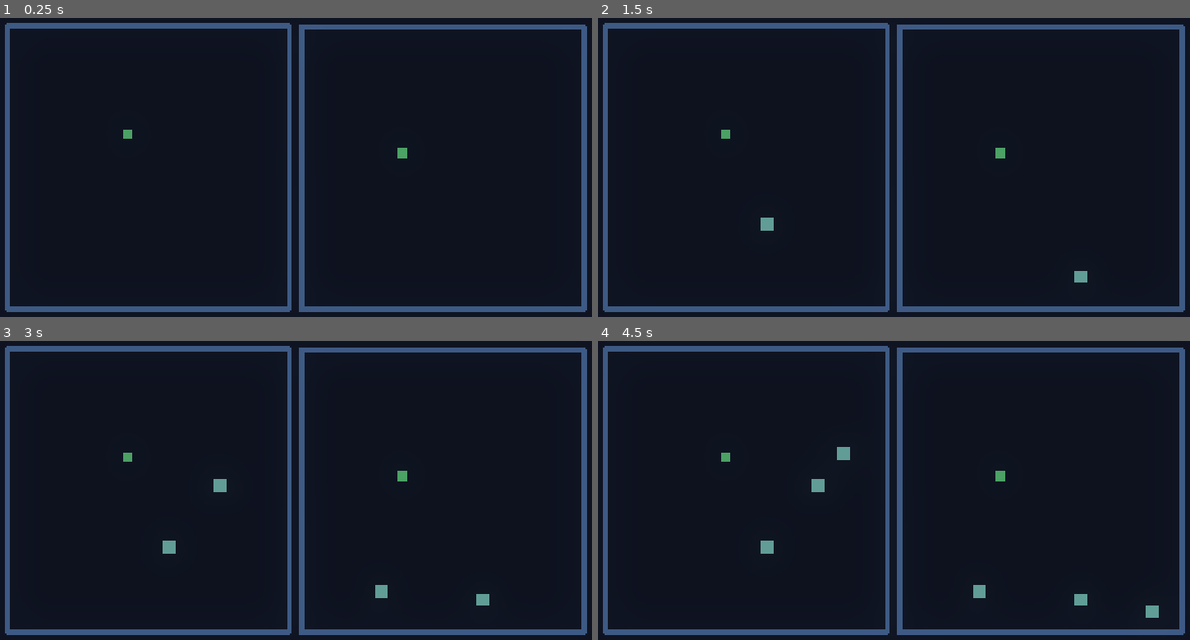
Above: before the commit, frames 1-4 (two rows, left to right).
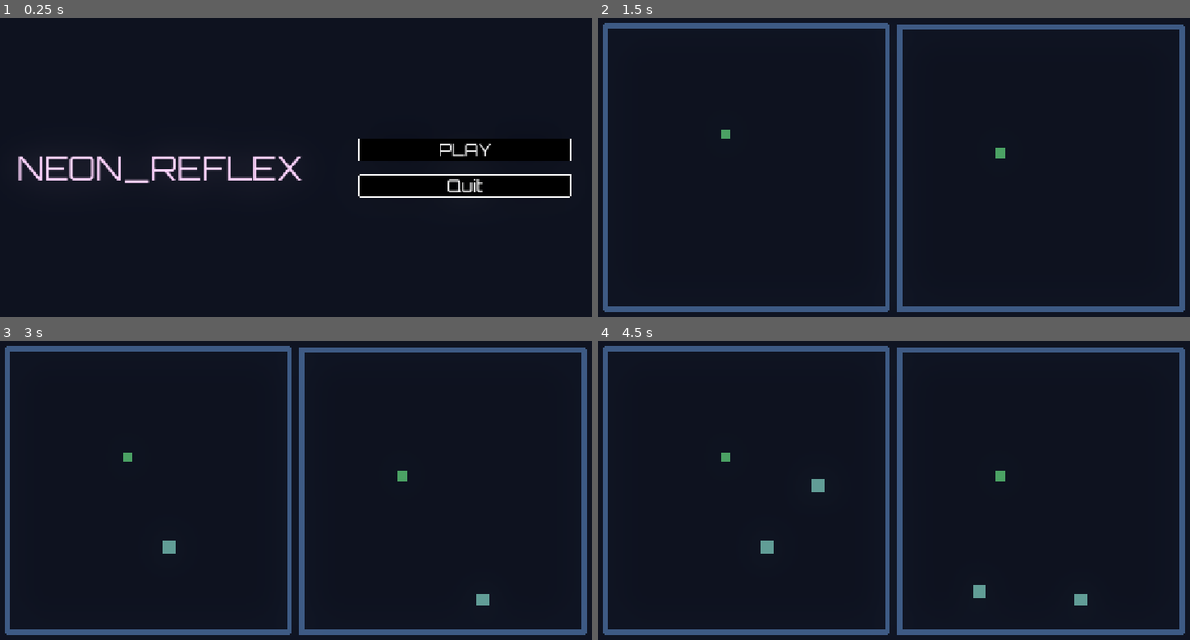
Above: after the commit, the same moments.

Repository: Marina-Banov/ggj-2026
Game: Godot game, scene res://Scenes/main_menu.tscn
The game is run twice, just before and just after one commit, with the same random seed, the same clock (stepped at 60 frames per second) and the same inputs. Before the commit the project starts from res://Scenes/game.tscn.
Inputs (mouse positions are in pixels of both pictures, inside the frame that each line leads up to):
- Up to frame 1 (0.25 s): no input
- Up to frame 2 (1.5 s): click (1065, 149) at 0.5 s, where only the run after the commit has a clickable "PLAY"; tap Enter at 1.25 s
- Up to frame 3 (3 s): tap Space at 2 s; tap Enter at 2.75 s
- Up to frame 4 (4.5 s): tap Space at 3.5 s; tap Enter at 4.25 s

The runs differ from the first frame. In frame 1, 14% of the frame differs, in the area x 0-100%, y 1-99%; in frame 2, 0.2%; in frame 3, 0.2%; in frame 4, 0.2%.

Commit message:
add main menu

Diff:
--- a/Scenes/game_over.tscn
+++ b/Scenes/game_over.tscn
@@ -1,15 +1,7 @@
-[gd_scene load_steps=5 format=3 uid="uid://dwb1gu3cggcp8"]
+[gd_scene load_steps=3 format=3 uid="uid://dwb1gu3cggcp8"]
 
 [ext_resource type="Script" uid="uid://dorn5r4x8uyrr" path="res://Scripts/game_over.gd" id="1_8fo1c"]
-[ext_resource type="Theme" uid="uid://dde3uc253c4x6" path="res://Resources/neon_reflex.theme" id="1_y26ei"]
-
-[sub_resource type="LabelSettings" id="LabelSettings_yxx3c"]
-font_size = 48
-font_color = Color(0.6141, 0.86700827, 0.89, 1)
-
-[sub_resource type="LabelSettings" id="LabelSettings_ccer4"]
-font_size = 40
-font_color = Color(0.6156863, 0.8666667, 0.8901961, 1)
+[ext_resource type="Theme" uid="uid://beui2wbtbq7i0" path="res://Resources/black_and_white.tres" id="2_8fo1c"]
 
 [node name="GameOver" type="CanvasLayer"]
 process_mode = 3
@@ -20,48 +12,53 @@
 offset_bottom = 720.0
 color = Color(0.057199996, 0.06952001, 0.11, 0.8235294)
 
-[node name="GameOver" type="Label" parent="Background"]
-layout_mode = 1
-anchors_preset = 5
+[node name="VBoxContainer" type="VBoxContainer" parent="."]
+custom_minimum_size = Vector2(500, 0)
+anchors_preset = 8
 anchor_left = 0.5
+anchor_top = 0.5
 anchor_right = 0.5
-offset_left = -138.0
-offset_top = 200.0
-offset_right = 138.0
-offset_bottom = 267.0
+anchor_bottom = 0.5
+offset_left = -112.5
+offset_top = -73.5
+offset_right = 112.5
+offset_bottom = 73.5
 grow_horizontal = 2
+grow_vertical = 2
+theme_override_constants/separation = 100
+
+[node name="VBoxContainer2" type="VBoxContainer" parent="VBoxContainer"]
+layout_mode = 2
+theme_override_constants/separation = 25
+
+[node name="GameOver" type="Label" parent="VBoxContainer/VBoxContainer2"]
+layout_mode = 2
+theme = ExtResource("2_8fo1c")
 text = "GAME OVER"
-label_settings = SubResource("LabelSettings_yxx3c")
 horizontal_alignment = 1
 vertical_alignment = 1
 
-[node name="Winner" type="Label" parent="Background"]
+[node name="Winner" type="Label" parent="VBoxContainer/VBoxContainer2"]
 unique_name_in_owner = true
-layout_mode = 1
-anchors_preset = 5
-anchor_left = 0.5
-anchor_right = 0.5
-offset_left = -138.0
-offset_top = 300.0
-offset_right = 138.0
-offset_bottom = 367.0
-grow_horizontal = 2
+layout_mode = 2
+theme = ExtResource("2_8fo1c")
 text = "WON!"
-label_settings = SubResource("LabelSettings_ccer4")
 horizontal_alignment = 1
 vertical_alignment = 1
 
-[node name="PlayAgain" type="Button" parent="Background"]
-layout_mode = 1
-anchors_preset = 5
-anchor_left = 0.5
-anchor_right = 0.5
-offset_left = -125.0
-offset_top = 400.0
-offset_right = 125.0
-offset_bottom = 445.0
-grow_horizontal = 2
-theme = ExtResource("1_y26ei")
+[node name="VBoxContainer" type="VBoxContainer" parent="VBoxContainer"]
+layout_mode = 2
+theme_override_constants/separation = 25
+
+[node name="PlayAgain" type="Button" parent="VBoxContainer/VBoxContainer"]
+layout_mode = 2
+theme = ExtResource("2_8fo1c")
 text = "Play again"
 
-[connection signal="pressed" from="Background/PlayAgain" to="." method="_on_button_pressed"]
+[node name="Return" type="Button" parent="VBoxContainer/VBoxContainer"]
+layout_mode = 2
+theme = ExtResource("2_8fo1c")
+text = "Return to main menu"
+
+[connection signal="pressed" from="VBoxContainer/VBoxContainer/PlayAgain" to="." method="_on_play_pressed"]
+[connection signal="pressed" from="VBoxContainer/VBoxContainer/Return" to="." method="_on_return_pressed"]
--- /dev/null
+++ b/Scenes/main_menu.tscn
@@ -0,0 +1,68 @@
+[gd_scene load_steps=5 format=3 uid="uid://chxfaw62j2bbu"]
+
+[ext_resource type="Script" uid="uid://jkvtxu1vigof" path="res://Scripts/main_menu.gd" id="1_1ehe0"]
+[ext_resource type="Environment" uid="uid://bap1tngmqa2y8" path="res://Resources/environment.tres" id="1_48xlc"]
+[ext_resource type="Theme" uid="uid://beui2wbtbq7i0" path="res://Resources/black_and_white.tres" id="2_48xlc"]
+
+[sub_resource type="StyleBoxEmpty" id="StyleBoxEmpty_48xlc"]
+
+[node name="MainMenu" type="CanvasLayer"]
+script = ExtResource("1_1ehe0")
+
+[node name="WorldEnvironment" type="WorldEnvironment" parent="."]
+environment = ExtResource("1_48xlc")
+
+[node name="Background" type="ColorRect" parent="."]
+anchors_preset = 15
+anchor_right = 1.0
+anchor_bottom = 1.0
+grow_horizontal = 2
+grow_vertical = 2
+color = Color(0.05882353, 0.07058824, 0.10980392, 1)
+
+[node name="MarginContainer" type="MarginContainer" parent="."]
+anchors_preset = 14
+anchor_top = 0.5
+anchor_right = 1.0
+anchor_bottom = 0.5
+offset_top = -40.5
+offset_bottom = 40.5
+grow_horizontal = 2
+grow_vertical = 2
+theme_override_constants/margin_left = 100
+theme_override_constants/margin_right = 100
+
+[node name="HBoxContainer" type="HBoxContainer" parent="MarginContainer"]
+layout_mode = 2
+
+[node name="Title" type="Label" parent="MarginContainer/HBoxContainer"]
+layout_mode = 2
+theme = ExtResource("2_48xlc")
+theme_override_colors/font_color = Color(1, 0.8255208, 0.9976315, 1)
+theme_override_font_sizes/font_size = 64
+text = "NEON_REFLEX"
+horizontal_alignment = 1
+vertical_alignment = 1
+
+[node name="HSeparator" type="HSeparator" parent="MarginContainer/HBoxContainer"]
+custom_minimum_size = Vector2(100, 0)
+layout_mode = 2
+theme_override_styles/separator = SubResource("StyleBoxEmpty_48xlc")
+
+[node name="VBoxContainer" type="VBoxContainer" parent="MarginContainer/HBoxContainer"]
+layout_mode = 2
+size_flags_horizontal = 3
+theme_override_constants/separation = 25
+
+[node name="Play" type="Button" parent="MarginContainer/HBoxContainer/VBoxContainer"]
+layout_mode = 2
+theme = ExtResource("2_48xlc")
+text = "PLAY"
+
+[node name="Quit" type="Button" parent="MarginContainer/HBoxContainer/VBoxContainer"]
+layout_mode = 2
+theme = ExtResource("2_48xlc")
+text = "Quit"
+
+[connection signal="pressed" from="MarginContainer/HBoxContainer/VBoxContainer/Play" to="." method="_on_play_pressed"]
+[connection signal="pressed" from="MarginContainer/HBoxContainer/VBoxContainer/Quit" to="." method="_on_quit_pressed"]
--- a/Scripts/game_over.gd
+++ b/Scripts/game_over.gd
@@ -5,6 +5,11 @@
 	%Winner.text = "Player {0} won!".format([player_id])
 
 
-func _on_button_pressed() -> void:
+func _on_play_pressed() -> void:
 	get_tree().paused = false
 	get_tree().reload_current_scene()
+
+
+func _on_return_pressed() -> void:
+	get_tree().paused = false
+	get_tree().change_scene_to_file("res://Scenes/main_menu.tscn")
--- /dev/null
+++ b/Scripts/main_menu.gd
@@ -0,0 +1,10 @@
+extends CanvasLayer
+
+
+
+func _on_play_pressed() -> void:
+	get_tree().change_scene_to_file("res://Scenes/game.tscn")
+
+
+func _on_quit_pressed() -> void:
+	get_tree().quit()
--- a/project.godot
+++ b/project.godot
@@ -11,7 +11,7 @@
 [application]
 
 config/name="ggj-2026"
-run/main_scene="uid://gx4fktfrrmqh"
+run/main_scene="uid://chxfaw62j2bbu"
 config/features=PackedStringArray("4.5", "Forward Plus")
 config/icon="res://icon.svg"
 
Binary file removed: Resources/neon_reflex.theme
